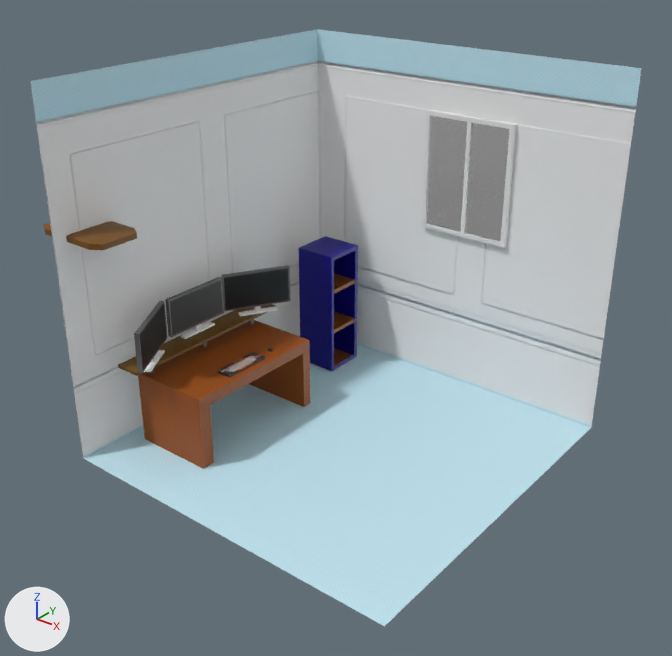
One commit to the glTF model public/models/NewthreeJsScene.glb: the scene before it, then after it.
One viewpoint serves both versions: a camera (50 mm lens) standing at (274.0, -242.0, 221.0) and looking at (56.0, 30.0, 52.0). The axes (+X, +Y, +Z) are drawn at lower left. The lights are the same throughout. Where no turn or scale is listed for an object, it has been applied to the vertices. Vertices at the same position are counted once.

Names of what the first picture shows: 'Cube', 'Cube.001', 'Experience and projects.003', 'Frame', 'Glass', 'Monitor  3', 'Monitor 1', 'Monitor 2', 'Plane.001'.
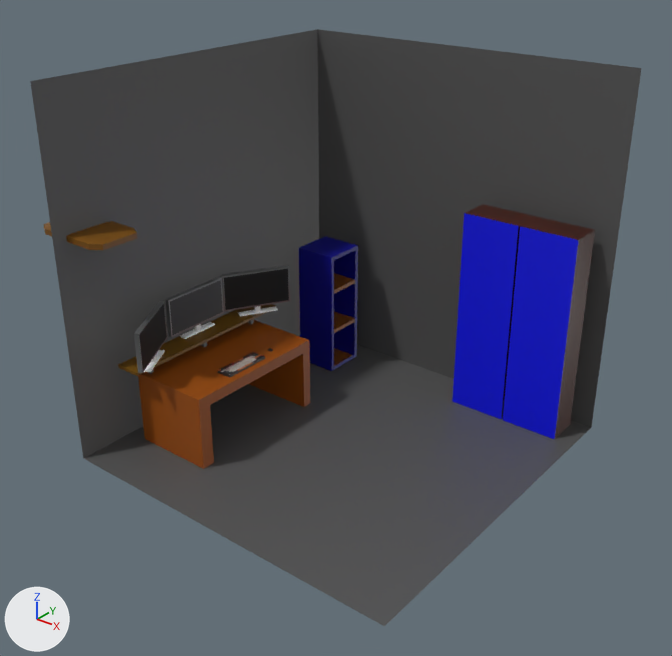
Pixel boxes (x1, y1, x2, y2) of what changed, in the pictures (672 x 656 px):
'LeftDoor', added (blue)
    after: (503, 226, 579, 439)
'RightDoor', added (blue)
    after: (452, 213, 519, 419)
'Glass', deleted
    before: (427, 116, 510, 241)
'MainBody', added
    after: (466, 204, 595, 438)
'Frame', deleted
    before: (421, 110, 517, 247)
part 1 of me_cube_002, cut back
    both: (317, 29, 642, 427)
part 2 of me_cube_002, recoloured
    both: (30, 30, 591, 626)

The change, as a list of edits to the scene's bpy script:
```text
Add img_wood_024_roughness:
    img_wood_024_roughness = load_image('Wood_024_roughness', '_unpacked/Wood_024_roughness', 1024, 1024, 'Non-Color')
Add img_wood_024_basecolor:
    img_wood_024_basecolor = load_image('Wood_024_basecolor', '_unpacked/Wood_024_basecolor', 1024, 1024, 'sRGB')
Add img_wood_024_normal:
    img_wood_024_normal = load_image('Wood_024_normal', '_unpacked/Wood_024_normal', 1024, 1024, 'Non-Color')
Add mat_grey:
    mat_grey = principled_material('Grey')
    mat_grey.base_color = (0.0878, 0.0878, 0.0878)  # dark grey #545454
Add mat_blue:
    mat_blue = principled_material('Blue')
    mat_blue.base_color = (0.0, 0.00283, 0.8)  # blue #0009e7
Add mat_wood_024:
    mat_wood_024 = bpy.data.materials.new('Wood 024')
    # uses the picture img_wood_024_basecolor
    # uses the picture img_wood_024_normal
    # uses the picture img_wood_024_roughness
Change me_cube_002:
    used by ob_cube; location = (56.2, 35.7, 73.9)
    verts and faces of me_cube_002; kept vertices keep their numbers, new ones are numbered from 11
    before: 2 (-81.0, 81.0, -81.0), 3 (-81.0, 81.0, 81.0) at pixel (317, 29), 5 (81.0, 81.0, -81.0) at pixel (591, 427), 6 (81.0, 81.0, 81.0) at pixel (641, 68), 7 (28.0, 81.0, -2.0)
    before: 8 (28.0, 81.0, 49.0), 9 (-13.0, 81.0, 49.0), 10 (-13.0, 81.0, -2.0) at pixel (427, 222)
    remove me_cube_002.from_pydata(...)  # 11 vertices, 12 faces; spans x -81.0..81.0, y -81.0..81.0, z -81.0..81.0
    add me_cube_002.from_pydata(...)  # 7 vertices, 6 faces; spans x -81.0..81.0, y -81.0..81.0, z -81.0..81.0
    me_cube_002 part 1
    add delete_vertices([*range(7, 11)])  # with the faces that use them
    add faces += [(2, 3, 5), (3, 6, 5)]
    me_cube_002 part 2: 4 faces spanning x -81.0..81.0, y -81.0..81.0, z -81.0..81.0 switch from mat_walls to mat_grey (dark grey #545454)
Add me_cube_007:
    me_cube_007.from_pydata([(-0.1, 0.9, -42.0), (-0.1, 0.9, 52.9), (-0.1, 1.3, -42.0), (-0.1, 1.3, 52.9), (26.4, 1.0, -42.0), (26.4, 1.0, 52.9), (26.4, 1.4, -42.0), (26.4, 1.4, 52.9)], [], [(5, 1, 3), (5, 3, 7), (1, 0, 2), (1, 2, 3), (0, 4, 6), (0, 6, 2), (2, 6, 7), (2, 7, 3), (0, 4, 5), (0, 5, 1)])
    me_cube_007.materials.append(mat_blue)  # blue #0009e7
Add me_cube_006:
    me_cube_006.from_pydata([(0.1, -2.4, -42.0), (0.1, -2.4, 52.8), (0.1, -2.0, 52.8), (0.1, -2.0, -42.0), (-26.2, -2.5, -42.0), (-26.2, -2.5, 52.8), (-26.2, -2.0, -42.0), (-26.2, -2.0, 52.8)], [], [(4, 0, 1), (4, 1, 5), (6, 3, 2), (6, 2, 7), (4, 0, 3), (4, 3, 6), (0, 1, 2), (0, 2, 3), (1, 5, 7), (1, 7, 2)])
    me_cube_006.materials.append(mat_blue)  # blue #0009e7
Add me_cube_003:
    me_cube_003.from_pydata(...)  # 8 vertices, 8 faces; spans x 74.5..128.2, y 96.9..112.4, z 1.9..96.7
    me_cube_003.materials.append(mat_wood_024)
Remove ob_frame:
    ob_frame = bpy.data.objects.new('Frame', me_cube_005)
    ob_frame.location = (63.8, 115.2, 122.3)
Remove ob_glass:
    ob_glass = bpy.data.objects.new('Glass', me_plane_016)
    ob_glass.location = (63.4, 115.4, 97.4)
Add ob_rightdoor:
    ob_rightdoor = bpy.data.objects.new('RightDoor', me_cube_007)
    ob_rightdoor.location = (74.5, 95.6, 35.3)
Add ob_leftdoor:
    ob_leftdoor = bpy.data.objects.new('LeftDoor', me_cube_006)
    ob_leftdoor.location = (128.1, 98.9, 35.4)
Add ob_mainbody:
    ob_mainbody = bpy.data.objects.new('MainBody', me_cube_003)
    ob_mainbody.location = (0.0, 0.0, -8.5)
```
